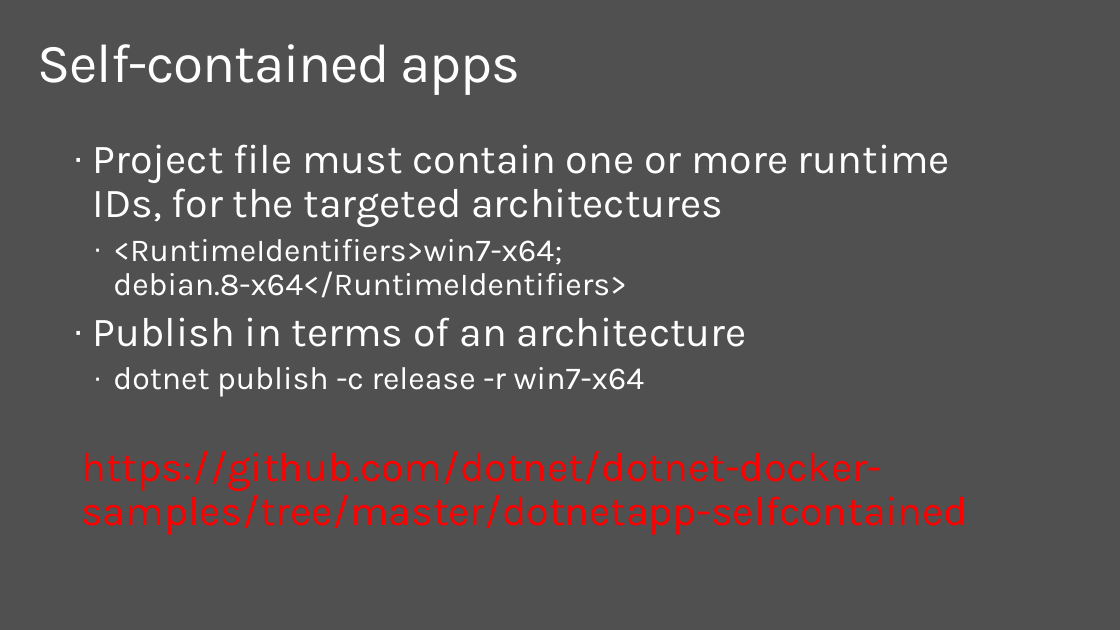
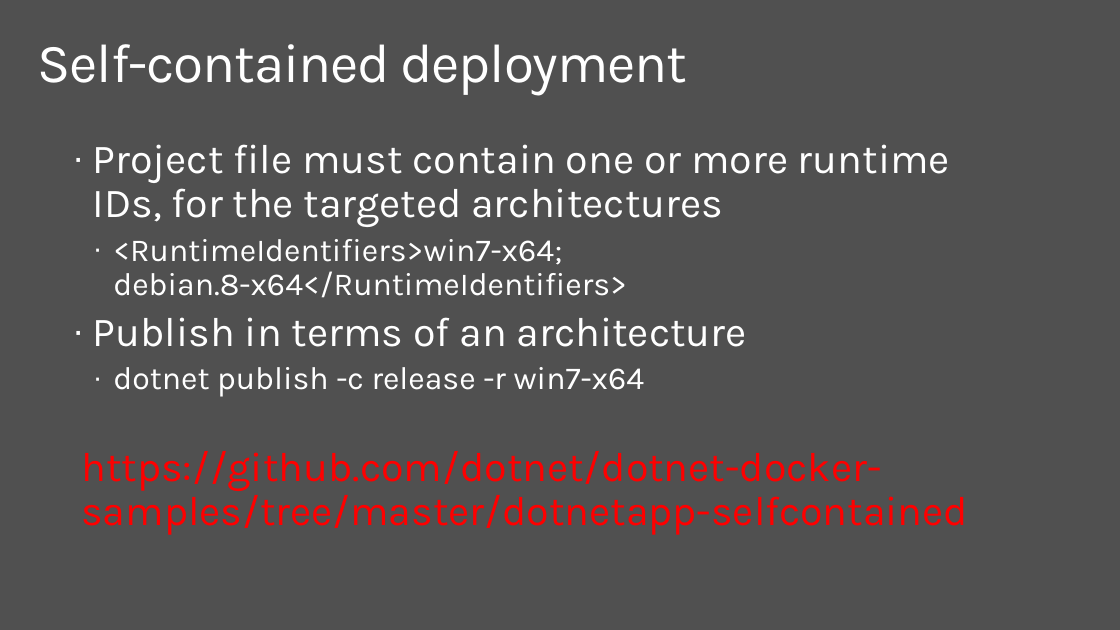
Before and after one commit to dotnet-presentations/dotnetcore-workshop, a slide deck: slide 39 of 1-Overview-Tools-Acquisition/netcore-workshop-overview-tools.pptx (slide 45 before the commit). Drawn at 1120x630 pixels with LibreOffice and Linux fonts; fonts in the diff are those of the drawing; background and template pictures are left out. Boxes give left, top, right and bottom in pixels: in the first picture for what was removed or moved away, otherwise in the second. Text is boxed around its words. In the diff, an @@ line names an element or a change of style, - is before the commit and + after.

```diff
--- a/1-Overview-Tools-Acquisition/netcore-workshop-overview-tools.pptx
+++ b/1-Overview-Tools-Acquisition/netcore-workshop-overview-tools.pptx
@@ title at box(38, 44, 688, 96): text changed @@
-Self-contained apps
+Self-contained deployment
```
Also in this commit, not shown: 8 other slides changed, 6 slides removed, 1 other file.
